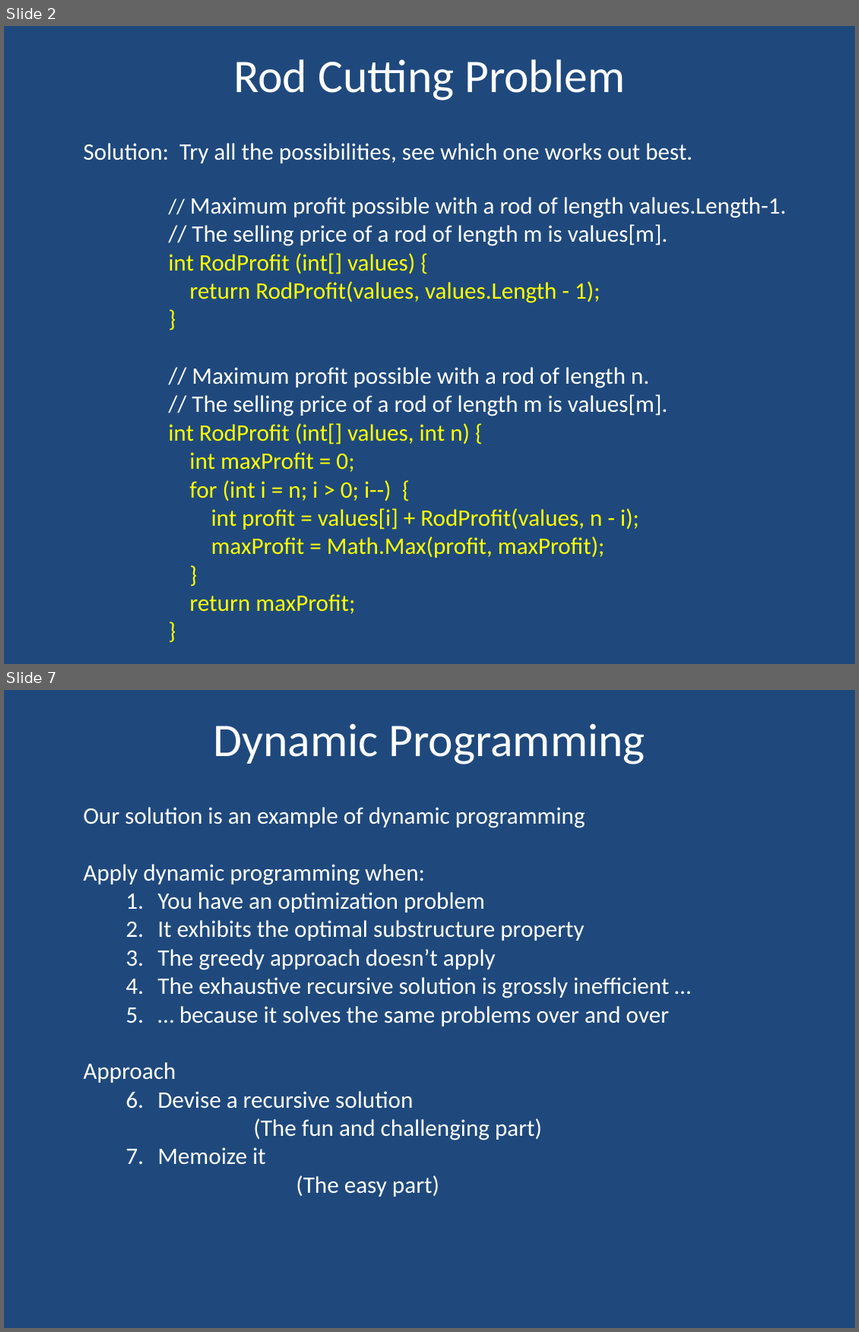
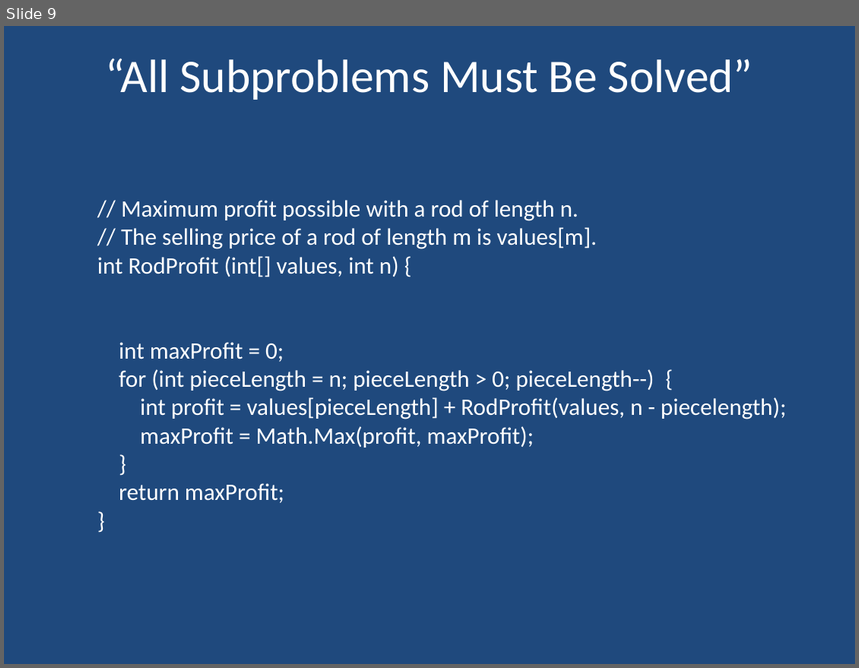
Before and after one commit to dustycodes/Algorithms-UofU, a slide deck: lectures/CS 4150 Dynamic Programming.pptx. Shown one above the other, each under a label of ours: slides 2 and 7 before the commit, slide 9 after it; the slides between them are not shown. The pictures are 859x1332 and 859x668 pixels, drawn with LibreOffice and Linux fonts; fonts in the diff are those of the drawing. Boxes give left, top, right and bottom in pixels: in the first picture for what was removed or moved away, otherwise in the second. Text is boxed around its words. In the diff, an @@ line names an element or a change of style, - is before the commit and + after.

```diff
--- a/lectures/CS 4150 Dynamic Programming.pptx
+++ b/lectures/CS 4150 Dynamic Programming.pptx
@@ slide 7 removed at [4,690,855,1328], background #1F497D @@
@@ title removed at [214,723,645,764] @@
-Dynamic Programming
@@ text removed at [83,807,669,1197] @@
-Our solution is an example of dynamic programming
-Apply dynamic programming when:
-  1. You have an optimization problem
-  2. It exhibits the optimal substructure property
-  3. The greedy approach doesn’t apply
-  4. The exhaustive recursive solution is grossly inefficient …
-  5. … because it solves the same problems over and over
-Approach
-  1. Devise a recursive solution
-    (The fun and challenging part)
-  2. Memoize it
-      (The easy part)
@@ what was slide 2 is now slide 9 @@
@@ slide 9 changed as well @@
@@ title at [105,58,753,100]: text changed @@
-Rod Cutting Problem
+“All Subproblems Must Be Solved”
@@ text "// Maximum profit possible with ...": place and size @@
-text "// Maximum profit possible with ..." at [83,143,787,614]
+text "// Maximum profit possible with ..." at [97,200,786,503]
@@ text at [83,143,787,303]: paragraphs removed @@
-Solution: Try all the possibilities, see which one works out best.
-    // Maximum profit possible with a rod of length values.Length-1.
-    // The selling price of a rod of length m is values[m].
-    int RodProfit (int[] values) {
-    return RodProfit(values, values.Length - 1);
-    }
@@ text at [97,256,534,503]: text colour #FFFF00 to #FFFFFF in "int RodProfit (int[] values, int n) {", "int maxProfit = 0;", "maxProfit = Math.Max(profit, maxProfit);", "}" and 2 more places @@
@@ text at [119,370,786,420]: text changed; text colour #FFFF00 to #FFFFFF @@
-    for (int i = n; i > 0; i--) {
-    int profit = values[i] + RodProfit(values, n - i);
+    for (int pieceLength = n; pieceLength > 0; pieceLength--) {
+    int profit = values[pieceLength] + RodProfit(values, n - piecelength);
```
Also in this commit, not shown: 2 other slides changed, 12 slides added, 17 other slides removed, 12 other files.
